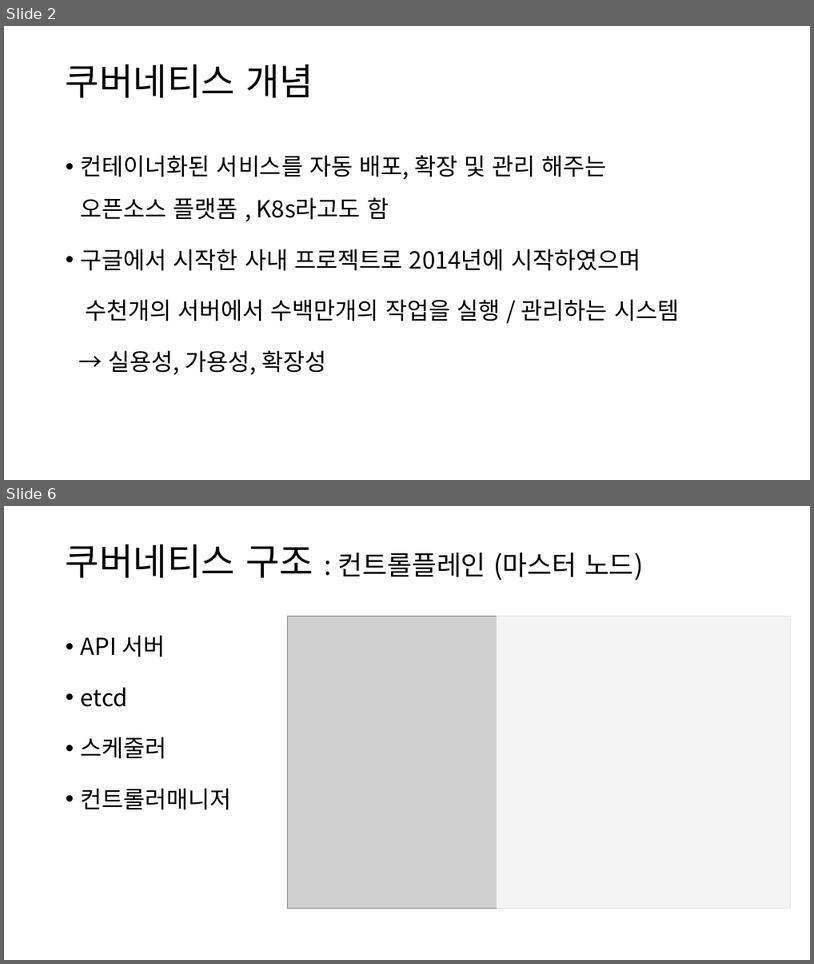
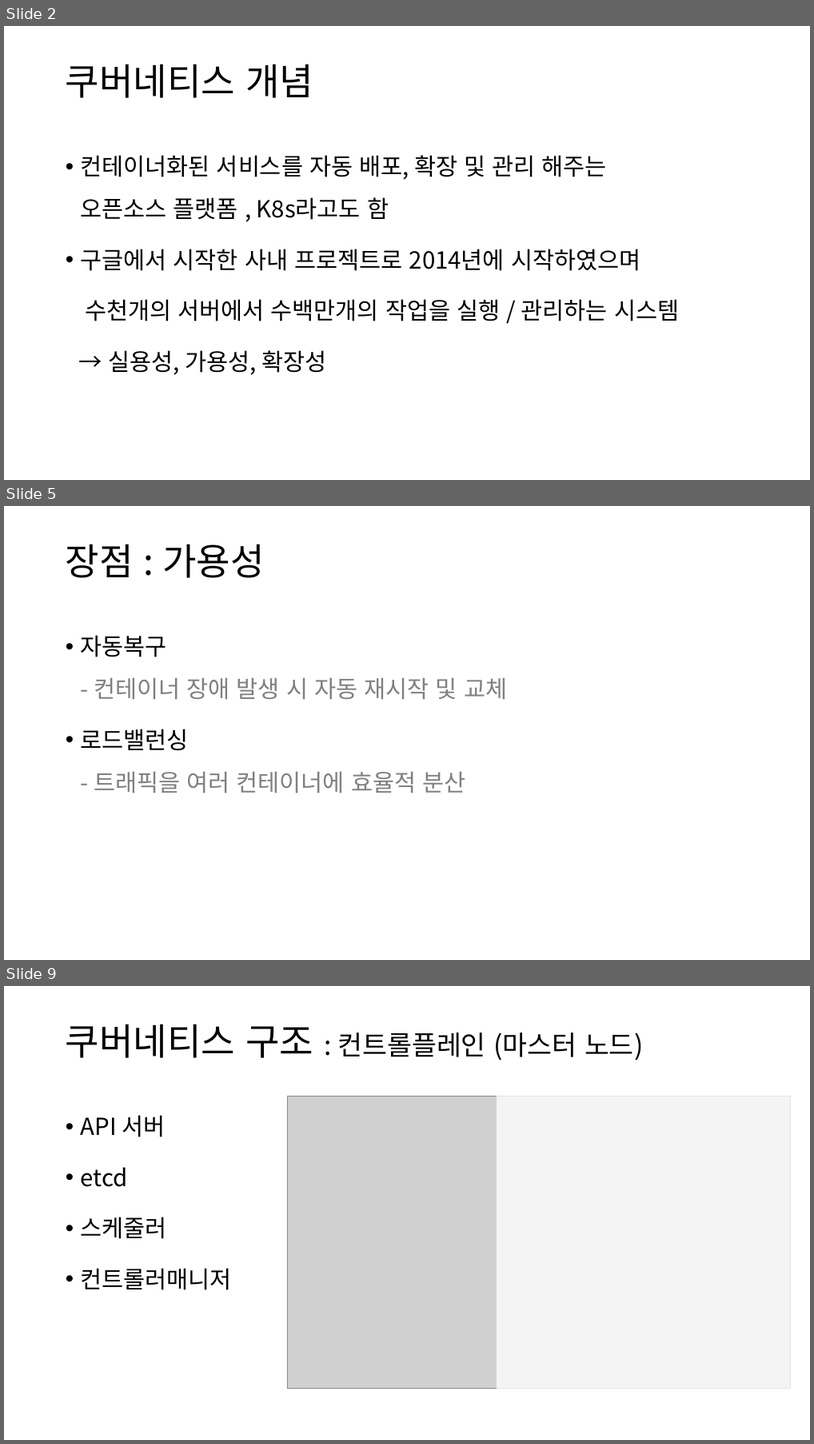
Before and after one commit to truthsj/ds4th_study, a slide deck: source/도커심화_한권으로_배우는_도커_&_쿠버네티스/ch07_쿠버네티스의 기본구조_wooseok.pptx. Shown one above the other, each under a label of ours: slides 2 and 6 before the commit, slides 2, 5 and 9 after it; the slides between them are not shown. The pictures are 814x964 and 814x1444 pixels, drawn with LibreOffice and Linux fonts; fonts in the diff are those of the drawing; grey boxes stand for pictures; background and template pictures are left out. Boxes give left, top, right and bottom in pixels: in the first picture for what was removed or moved away, otherwise in the second. Text is boxed around its words. In the diff, an @@ line names an element or a change of style, - is before the commit and + after.

```diff
--- a/source/도커심화_한권으로_배우는_도커_&_쿠버네티스/ch07_쿠버네티스의 기본구조_wooseok.pptx
+++ b/source/도커심화_한권으로_배우는_도커_&_쿠버네티스/ch07_쿠버네티스의 기본구조_wooseok.pptx
@@ slide 5 added at (x1=4, y1=506, x2=810, y2=960), background #FFFFFF @@
@@ title added at (x1=66, y1=544, x2=264, y2=578), 44 pt, text #000000 @@
+장점 : 가용성
@@ rectangle added at (x1=22, y1=608, x2=311, y2=946), fill #FFFFFF at 78% opacity @@
@@ text added at (x1=81, y1=635, x2=507, y2=793), 28 pt, text #808080 @@
+• 자동복구
+  - 컨테이너 장애 발생 시 자동 재시작 및 교체
+• 로드밸런싱
+  - 트래픽을 여러 컨테이너에 효율적 분산
@@ what was slide 6 is now slide 9 @@
```
Also in this commit, not shown: 3 slides changed, 6 other slides added, 1 slide removed, 36 other files.
